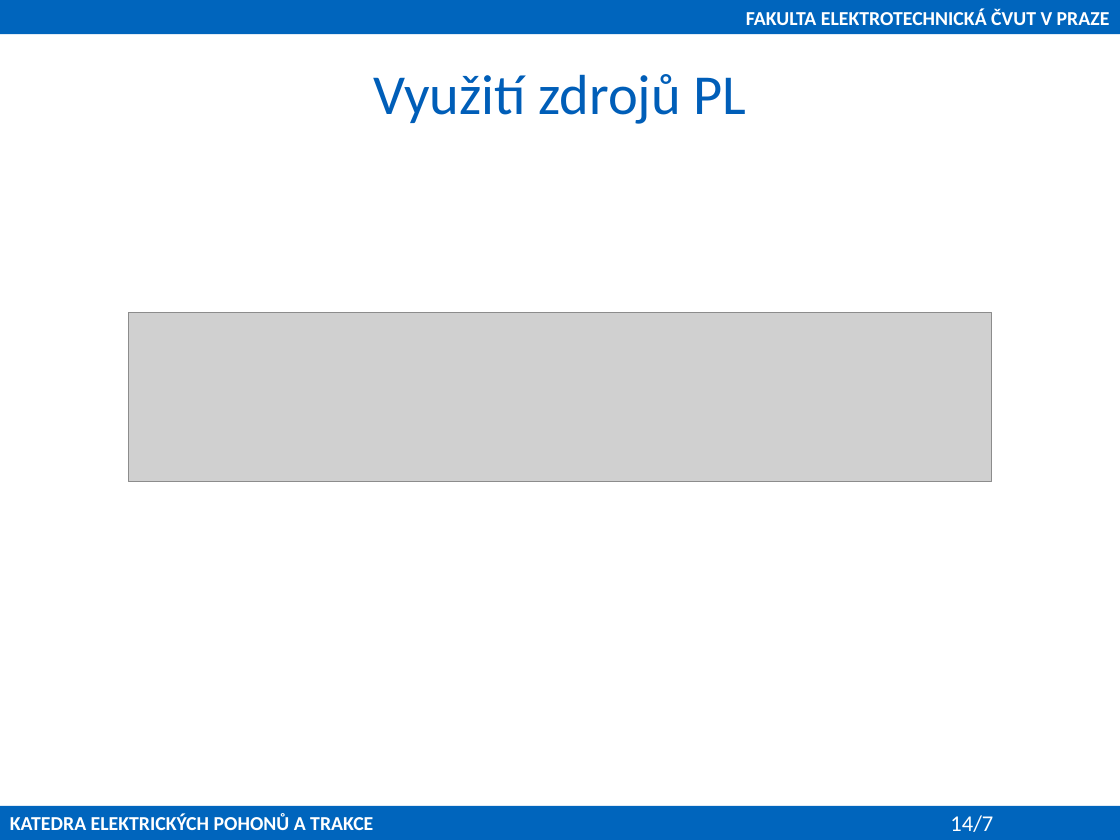
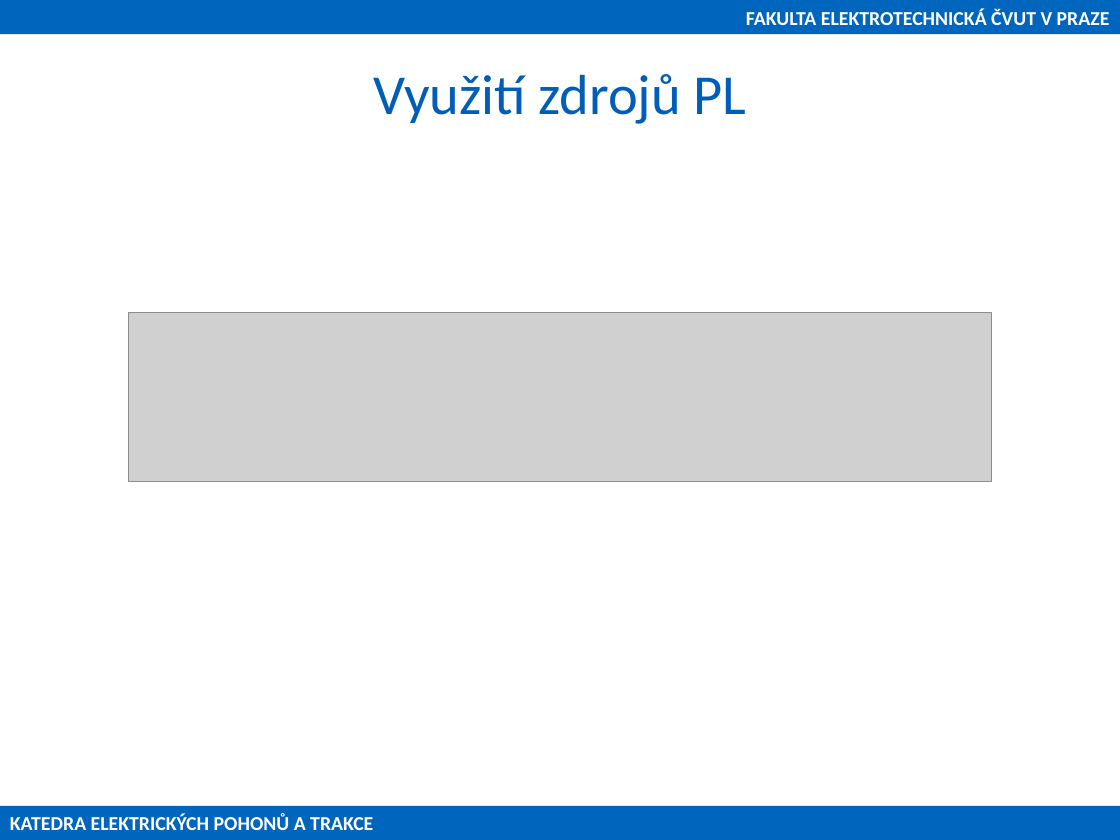
Before and after one commit to petrzakopal/dp, a slide deck: slide 14 of presentation/Zakopal-prezentace.pptx. Drawn at 1120x840 pixels with LibreOffice and Linux fonts; fonts in the diff are those of the drawing; grey boxes stand for pictures; background and template pictures are left out. Boxes give left, top, right and bottom in pixels: in the first picture for what was removed or moved away, otherwise in the second. Text is boxed around its words. In the diff, an @@ line names an element or a change of style, - is before the commit and + after.

```diff
--- a/presentation/Zakopal-prezentace.pptx
+++ b/presentation/Zakopal-prezentace.pptx
@@ page number removed at [950, 815, 993, 832] @@
-14/7
```
Also in this commit, not shown: 6 other slides changed.
